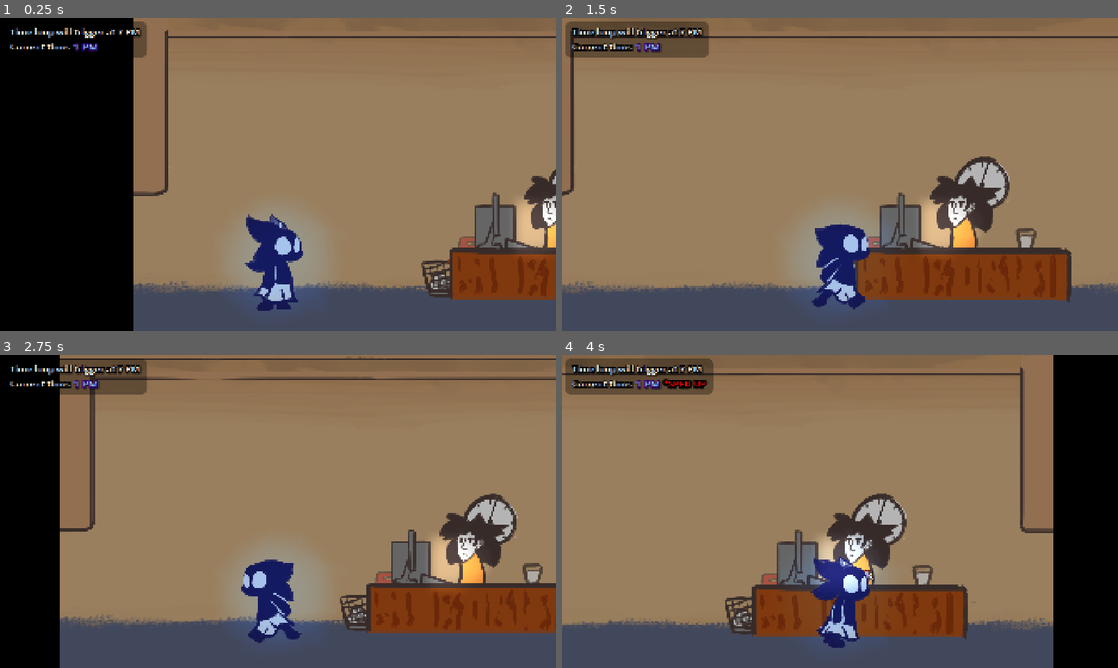
Above: before the commit, frames 1-4 (two rows, left to right).
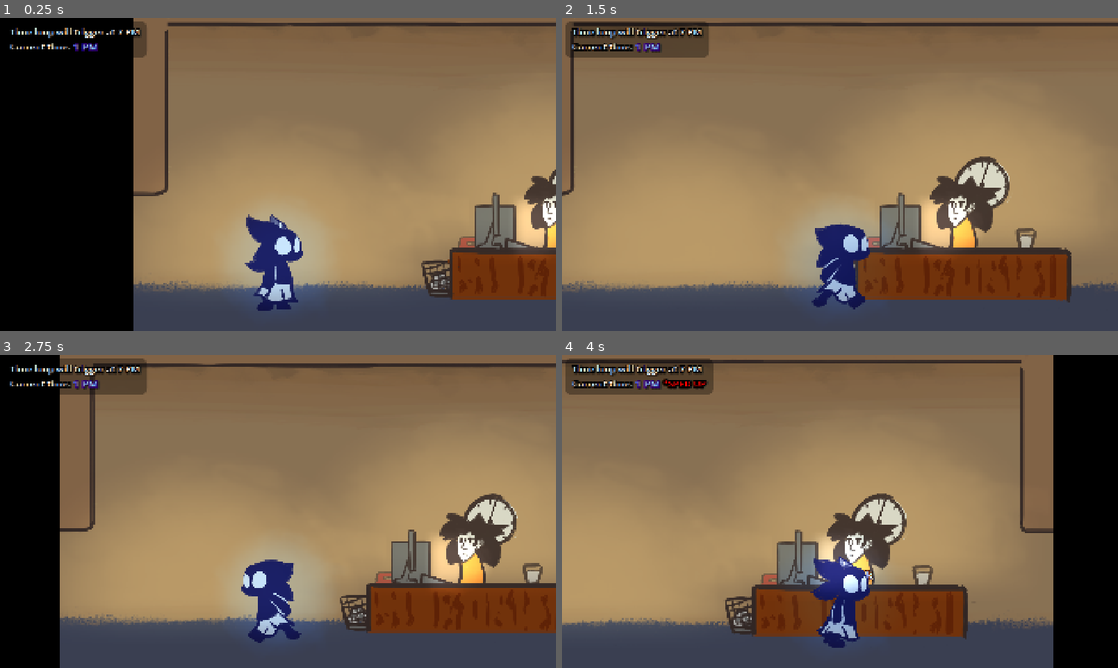
Above: after the commit, the same moments.

Repository: FlooferLand/timeloop-game
Game: Godot game, scene res://levels/the_building/the_building.tscn
The game is run twice, just before and just after one commit, with the same random seed, the same clock (stepped at 60 frames per second) and the same inputs. This scene is started directly instead of the project's main scene. Sound files missing from this copy of the repository are replaced by a short silence.
Inputs (mouse positions are in pixels of both pictures, inside the frame that each line leads up to):
- Up to frame 1 (0.25 s): no input
- Up to frame 2 (1.5 s): tap Enter at 0.5 s; move the mouse to (962, 158) at 0.52 s; hold Space (advance_dialog) 0.53-1.28 s; hold D (walk_right) from 0.53 s (still down); click (962, 158) at 0.67 s; move the mouse to (728, 190) at 1.27 s; tap Up (interact) at 1.35 s
- Up to frame 3 (2.75 s): move the mouse to (333, 442) at 2.02 s; release D (walk_right) at 2.03 s; hold A (walk_left) from 2.03 s (still down); hold Shift (sprint) from 2.03 s (still down)
- Up to frame 4 (4 s): move the mouse to (812, 574) at 2.77 s; release A (walk_left) at 2.78 s; release Shift (sprint) at 2.78 s; hold D (walk_right) from 2.78 s (still down); tap T at 2.85 s; click (812, 574) at 2.92 s; move the mouse to (1006, 558) at 3.52 s; hold Space (advance_dialog) from 3.53 s (still down)

The runs differ from the first frame. In frame 1, 11% of the frame differs, in the area x 25-100%, y 1-88%; in frame 2, 16%, in the area x 0-100%, y 1-88%; in frame 3, 14%; in frame 4, 13%.

Commit message:
Add more pretty lights

Diff:
--- a/levels/the_building/the_building.tscn
+++ b/levels/the_building/the_building.tscn
@@ -36,7 +36,7 @@
 bus = &"SFX"
 
 [node name="CanvasModulate" type="CanvasModulate" parent="."]
-color = Color(0.8324741, 0.8324741, 0.8324741, 1)
+color = Color(0.7476796, 0.7476796, 0.7476796, 1)
 
 [node name="WorldEnvironment" type="WorldEnvironment" parent="."]
 environment = ExtResource("6_l6iex")
--- /dev/null
+++ b/props/ceiling_lamp/ceiling_lamp.tscn
@@ -0,0 +1,12 @@
+[gd_scene load_steps=2 format=3 uid="uid://d3n24sxjvp61u"]
+
+[ext_resource type="Texture2D" uid="uid://c0cjqp1x2fupm" path="res://assets/textures/light/area_light_long.png" id="1_jj7kk"]
+
+[node name="CeilingLamp" type="Node2D"]
+
+[node name="PointLight2D" type="PointLight2D" parent="."]
+position = Vector2(0, 408)
+scale = Vector2(5.3161, 2.7124414)
+color = Color(0.85882354, 0.84705883, 0.5568628, 1)
+energy = 0.3
+texture = ExtResource("1_jj7kk")
--- a/rooms/office_area_1.tscn
+++ b/rooms/office_area_1.tscn
@@ -1,9 +1,10 @@
-[gd_scene load_steps=16 format=3 uid="uid://dcog8dn15y63q"]
+[gd_scene load_steps=17 format=3 uid="uid://dcog8dn15y63q"]
 
 [ext_resource type="PackedScene" uid="uid://do43h1y6dwryp" path="res://entities/room/room.tscn" id="1_hvhyj"]
 [ext_resource type="Shader" uid="uid://be1s7apltixil" path="res://utility/tileable_sprite_2d/tileable_sprite_2d.gdshader" id="2_11oro"]
 [ext_resource type="Texture2D" uid="uid://3w4s4tny4h66" path="res://assets/textures/room/wall.png" id="3_11oro"]
 [ext_resource type="Texture2D" uid="uid://p1g5jwonv7qd" path="res://assets/textures/props/photocopy.png" id="4_8vixk"]
+[ext_resource type="PackedScene" uid="uid://d3n24sxjvp61u" path="res://props/ceiling_lamp/ceiling_lamp.tscn" id="4_xr6xk"]
 [ext_resource type="Texture2D" uid="uid://cvobd2j5ohrom" path="res://assets/textures/props/desk.png" id="5_l4tfm"]
 [ext_resource type="PackedScene" uid="uid://35ipjt80ngg6" path="res://entities/npcs/photocopy_guy/photocopy_guy.tscn" id="5_onjh0"]
 [ext_resource type="Texture2D" uid="uid://capg5vx2sb1sc" path="res://assets/textures/props/chair.png" id="6_onjh0"]
@@ -42,16 +43,16 @@
 closed_right = false
 
 [node name="Background" parent="AutoRoom" index="0"]
-material = SubResource("ShaderMaterial_x4hpm")
+material = SubResource("ShaderMaterial_50b35")
 scale = Vector2(1.1614584, 0.9259259)
 
 [node name="Ceiling" parent="AutoRoom" index="1"]
-material = SubResource("ShaderMaterial_xr6xk")
-scale = Vector2(1.1614584, 2.1)
+material = SubResource("ShaderMaterial_iqahv")
+scale = Vector2(1.1614584, 1)
 
 [node name="Floor" parent="AutoRoom" index="2"]
-material = SubResource("ShaderMaterial_50b35")
-scale = Vector2(1.1614584, 1.1)
+material = SubResource("ShaderMaterial_c52h5")
+scale = Vector2(1.1614584, 1.15)
 
 [node name="Sprite" parent="AutoRoom/LeftWall" index="0"]
 texture = ExtResource("3_11oro")
@@ -67,6 +68,9 @@
 [node name="Collision" parent="AutoRoom/RightWall" index="1"]
 position = Vector2(2153.5, -703)
 shape = SubResource("RectangleShape2D_xr6xk")
+
+[node name="CeilingLamp" parent="Decor" index="0" instance=ExtResource("4_xr6xk")]
+position = Vector2(1184, -1024)
 
 [node name="PhotocopyMachine" type="Node2D" parent="Entities" index="0"]
 position = Vector2(384, -7)
--- a/rooms/office_area_2.tscn
+++ b/rooms/office_area_2.tscn
@@ -10,18 +10,19 @@
 [ext_resource type="Texture2D" uid="uid://cbuw8on3ydiky" path="res://assets/textures/props/postit.png" id="6_tliww"]
 [ext_resource type="Texture2D" uid="uid://b5jahel11rvsf" path="res://assets/textures/props/glass.png" id="7_2ptjl"]
 [ext_resource type="Texture2D" uid="uid://dtk3yvovxhfe5" path="res://assets/textures/props/documents.png" id="9_k5m35"]
+[ext_resource type="PackedScene" uid="uid://d3n24sxjvp61u" path="res://props/ceiling_lamp/ceiling_lamp.tscn" id="10_tliww"]
 
-[sub_resource type="ShaderMaterial" id="ShaderMaterial_2ptjl"]
+[sub_resource type="ShaderMaterial" id="ShaderMaterial_tliww"]
 shader = ExtResource("2_nn8ak")
 shader_parameter/tile = Vector2(1.046875, 0.9259259)
 
-[sub_resource type="ShaderMaterial" id="ShaderMaterial_tliww"]
-shader = ExtResource("2_nn8ak")
-shader_parameter/tile = Vector2(1.046875, 2.1)
-
 [sub_resource type="ShaderMaterial" id="ShaderMaterial_k5m35"]
 shader = ExtResource("2_nn8ak")
-shader_parameter/tile = Vector2(1.046875, 1.1)
+shader_parameter/tile = Vector2(1.046875, 1)
+
+[sub_resource type="ShaderMaterial" id="ShaderMaterial_1ctqm"]
+shader = ExtResource("2_nn8ak")
+shader_parameter/tile = Vector2(1.046875, 1.15)
 
 [sub_resource type="RectangleShape2D" id="RectangleShape2D_nf4fi"]
 resource_local_to_scene = true
@@ -42,16 +43,16 @@
 closed_right = false
 
 [node name="Background" parent="AutoRoom" index="0"]
-material = SubResource("ShaderMaterial_2ptjl")
+material = SubResource("ShaderMaterial_tliww")
 scale = Vector2(1.046875, 0.9259259)
 
 [node name="Ceiling" parent="AutoRoom" index="1"]
-material = SubResource("ShaderMaterial_tliww")
-scale = Vector2(1.046875, 2.1)
+material = SubResource("ShaderMaterial_k5m35")
+scale = Vector2(1.046875, 1)
 
 [node name="Floor" parent="AutoRoom" index="2"]
-material = SubResource("ShaderMaterial_k5m35")
-scale = Vector2(1.046875, 1.1)
+material = SubResource("ShaderMaterial_1ctqm")
+scale = Vector2(1.046875, 1.15)
 
 [node name="Sprite" parent="AutoRoom/LeftWall" index="0"]
 texture = ExtResource("3_nn8ak")
@@ -101,5 +102,8 @@
 position = Vector2(808, -216)
 texture = ExtResource("7_2ptjl")
 
+[node name="CeilingLamp" parent="Decor" index="7" instance=ExtResource("10_tliww")]
+position = Vector2(1000, -968)
+
 [node name="Piper" parent="Entities" index="0" instance=ExtResource("4_uffxh")]
 position = Vector2(1416, -8)
--- a/rooms/reception.tscn
+++ b/rooms/reception.tscn
@@ -10,19 +10,20 @@
 [ext_resource type="Texture2D" uid="uid://b5jahel11rvsf" path="res://assets/textures/props/glass.png" id="6_23kdh"]
 [ext_resource type="Texture2D" uid="uid://wfhsfyeyeis5" path="res://assets/textures/props/stapler.png" id="7_eue5r"]
 [ext_resource type="PackedScene" uid="uid://ca7bqqskfc2hn" path="res://entities/bob_prank/bob_prank.tscn" id="7_xv13q"]
+[ext_resource type="PackedScene" uid="uid://d3n24sxjvp61u" path="res://props/ceiling_lamp/ceiling_lamp.tscn" id="8_63cxr"]
 [ext_resource type="PackedScene" uid="uid://dlka2wa038g4t" path="res://props/computer/computer_side.tscn" id="10_eue5r"]
-
-[sub_resource type="ShaderMaterial" id="ShaderMaterial_63cxr"]
-shader = ExtResource("2_ul1gn")
-shader_parameter/tile = Vector2(1.11198, 0.926852)
 
 [sub_resource type="ShaderMaterial" id="ShaderMaterial_yoikn"]
 shader = ExtResource("2_ul1gn")
-shader_parameter/tile = Vector2(1.11198, 1)
+shader_parameter/tile = Vector2(1.1119791, 0.92685187)
 
 [sub_resource type="ShaderMaterial" id="ShaderMaterial_6elnv"]
 shader = ExtResource("2_ul1gn")
-shader_parameter/tile = Vector2(1.11198, 1)
+shader_parameter/tile = Vector2(1.1119791, 2.1)
+
+[sub_resource type="ShaderMaterial" id="ShaderMaterial_13fky"]
+shader = ExtResource("2_ul1gn")
+shader_parameter/tile = Vector2(1.1119791, 1.1)
 
 [sub_resource type="RectangleShape2D" id="RectangleShape2D_cyumd"]
 resource_local_to_scene = true
@@ -44,18 +45,18 @@
 closed_right = false
 
 [node name="Background" parent="AutoRoom" index="0"]
-material = SubResource("ShaderMaterial_63cxr")
+material = SubResource("ShaderMaterial_yoikn")
 position = Vector2(0, -1001)
 scale = Vector2(1.1119791, 0.92685187)
 
 [node name="Ceiling" parent="AutoRoom" index="1"]
-material = SubResource("ShaderMaterial_yoikn")
-position = Vector2(0, -1017.17)
-scale = Vector2(1.1119791, 2.1)
+material = SubResource("ShaderMaterial_6elnv")
+position = Vector2(0, -1027.46)
+scale = Vector2(1.1119791, 1)
 
 [node name="Floor" parent="AutoRoom" index="2"]
-material = SubResource("ShaderMaterial_6elnv")
-scale = Vector2(1.1119791, 1.1)
+material = SubResource("ShaderMaterial_13fky")
+scale = Vector2(1.1119791, 1.15)
 
 [node name="Sprite" parent="AutoRoom/LeftWall" index="0"]
 position = Vector2(0, -1001)
@@ -91,6 +92,12 @@
 scale = Vector2(0.7, 0.7)
 texture = ExtResource("7_eue5r")
 
+[node name="CeilingLamp" parent="Decor" index="4" instance=ExtResource("8_63cxr")]
+position = Vector2(512, -744)
+
+[node name="CeilingLamp2" parent="Decor" index="5" instance=ExtResource("8_63cxr")]
+position = Vector2(1472, -904)
+
 [node name="Receptionist" parent="Entities" index="0" node_paths=PackedStringArray("bob_prank") instance=ExtResource("5_kwhvp")]
 position = Vector2(1472, -208)
 bob_prank = NodePath("../BobPrank")
Not shown: 1 places in rooms/office_area_1.tscn that only renumber resources
Not shown: 1 places in rooms/office_area_2.tscn that only renumber resources
Not shown: 1 places in rooms/reception.tscn that only renumber resources
